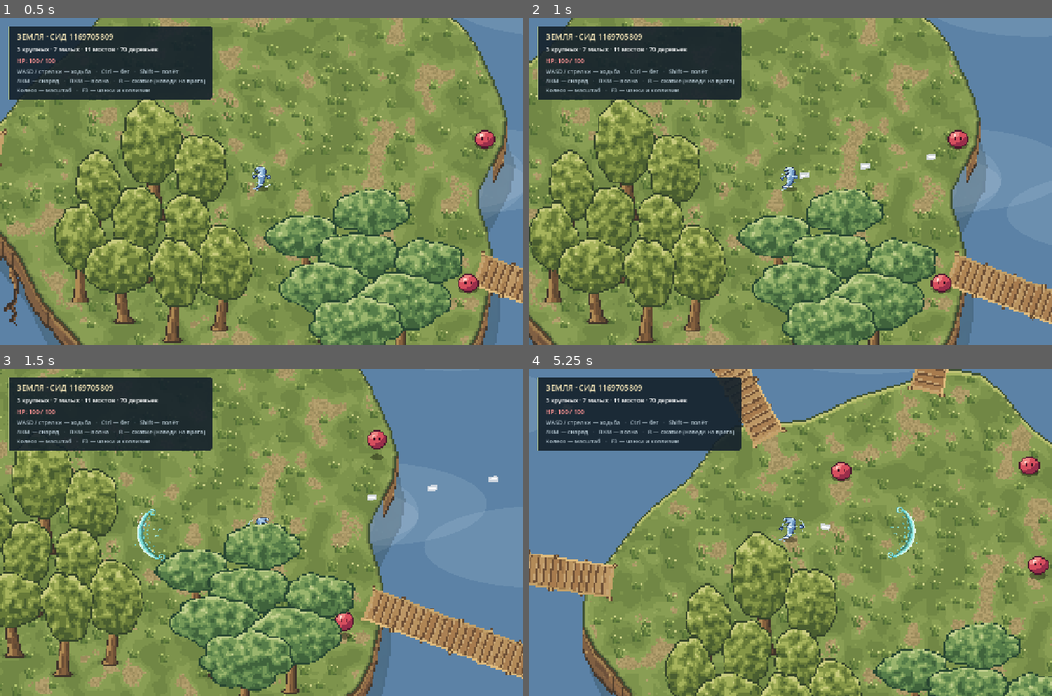
Above: before the commit, frames 1-4 (two rows, left to right).
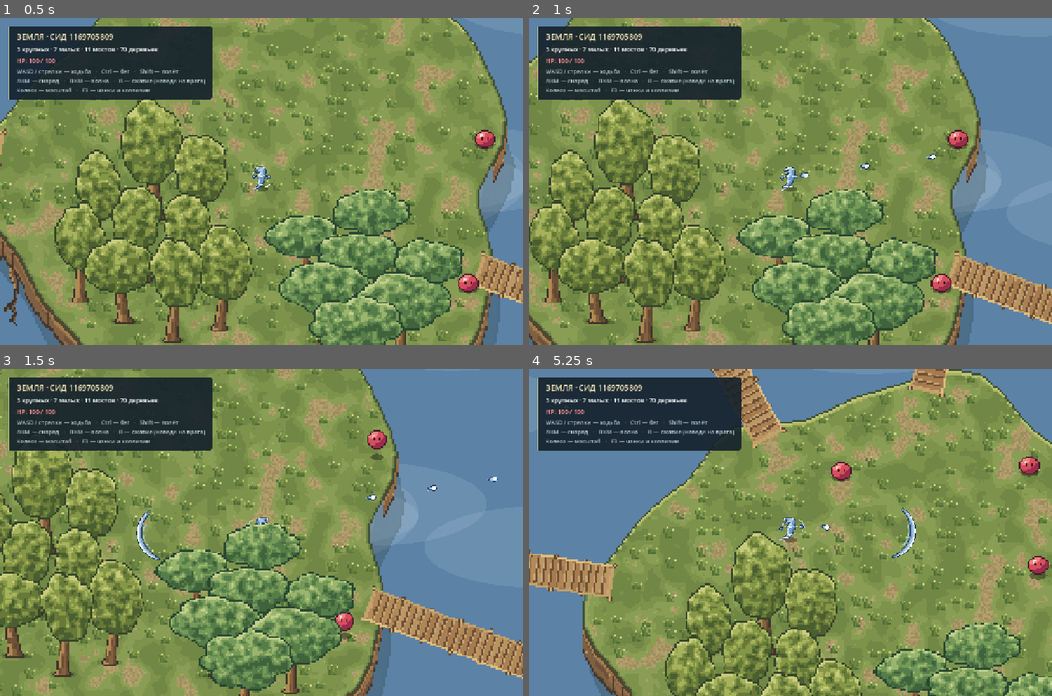
Above: after the commit, the same moments.

Repository: JLichiNus/Nelvar
Game: Godot game, scene res://scenes/main.tscn
Two runs of this game, one before a commit and one after it. Both use one fixed random seed, a clock stepped at 60 frames per second and the inputs below.
Inputs (mouse positions are in pixels of both pictures, inside the frame that each line leads up to):
- Up to frame 1 (0.5 s): no input
- Up to frame 2 (1 s): tap Enter at 0.5 s; move the mouse to (905, 165) at 0.52 s; press the mouse at (905, 165) at 0.53 s; hold D (move_right) from 0.53 s (still down)
- Up to frame 3 (1.5 s): move the mouse to (156, 548) at 1.27 s; release D (move_right) at 1.28 s; release the mouse at (156, 548) at 1.28 s; hold S (move_down) from 1.28 s (still down); right-click (156, 548) at 1.35 s
- Up to frame 4 (5.25 s): move the mouse to (842, 460) at 2.02 s; release S (move_down) at 2.03 s; hold D (move_right) 2.03-2.78 s; tap R (special_compression) at 2.1 s; move the mouse to (764, 597) at 2.77 s; hold W (move_up) 2.78-3.53 s; tap Shift (speed_boost) at 2.85 s; click (764, 597) at 2.92 s; move the mouse to (947, 581) at 3.52 s; hold A (move_left) 3.53-5.03 s; tap Ctrl (toggle_run) at 3.6 s; move the mouse to (633, 483) at 4.27 s; click (633, 483) at 4.35 s; move the mouse to (816, 532) at 5.02 s; hold S (move_down) from 5.03 s (still down); right-click (816, 532) at 5.1 s; click (816, 532) at 5.17 s

Frame 1 is identical in both runs. In frame 2, less than 0.1% of the frame differs, in the area x 51-78%, y 41-50%; in frame 3, 0.3%, in the area x 25-96%, y 32-59%; in frame 4, 0.3%.

Commit message:
player attacks improved

Diff:
--- a/attacks/wind_compression/wind_compression.gd
+++ b/attacks/wind_compression/wind_compression.gd
@@ -4,8 +4,16 @@
 # с двух сторон, бьют, затем держат и сжимают её, нанося периодический урон.
 # Узел каждый кадр ставится в позицию цели, поэтому промаха нет; урон идёт
 # напрямую через take_damage, без коллизий.
+#
+# Серп волны — спрайтшит из tools/gen_attack_sprites.py: строки — направления
+# 0..90°, прочие получаются отражением. Центр кадра — центр дуги, вершина
+# серпа (позиция WaveA/WaveB) — на ARC_RADIUS впереди. Спрайт не вращается
+# и не масштабируется вместе с узлами — пиксели как у игрока.
 
 enum Phase { IDLE, APPROACH, SQUEEZE, FADE }
+
+const SHEET_TEXEL := 1.5
+const ARC_RADIUS := 46.0 * SHEET_TEXEL
 
 @export_category("Motion")
 @export var approach_distance: float = 220.0
@@ -21,9 +29,7 @@
 @export var tick_interval: float = 0.25
 
 @export_category("Visual")
-@export var wave_scale: float = 2.0
 @export var pulse_distance: float = 6.0
-@export var pulse_scale: float = 0.06
 @export var pulse_frequency: float = 4.0
 @export var approach_start_alpha: float = 0.35
 
@@ -57,8 +63,10 @@
 	if to_target.length_squared() < 0.0001:
 		to_target = Vector2.RIGHT
 	axis.rotation = to_target.orthogonal().angle()
+	_setup_sprite(wave_a.get_node("Sprite"), axis.rotation)
+	_setup_sprite(wave_b.get_node("Sprite"), axis.rotation + PI)
 
-	_set_waves(approach_distance, wave_scale, approach_start_alpha)
+	_set_waves(approach_distance, approach_start_alpha)
 	visible = true
 	_enter_phase(Phase.APPROACH)
 
@@ -88,7 +96,6 @@
 	var eased := t * t
 	_set_waves(
 		lerpf(approach_distance, hold_distance, eased),
-		wave_scale,
 		lerpf(approach_start_alpha, 1.0, t)
 	)
 	if t >= 1.0:
@@ -110,7 +117,6 @@
 	var pulse := sin(_phase_time * TAU * pulse_frequency)
 	_set_waves(
 		hold_distance + pulse_distance * pulse,
-		wave_scale * (1.0 + pulse_scale * pulse),
 		0.85 + 0.15 * pulse
 	)
 
@@ -142,7 +148,6 @@
 	var t := clampf(_phase_time / maxf(fade_duration, 0.01), 0.0, 1.0)
 	_set_waves(
 		_fade_start_distance + fade_spread * t,
-		wave_scale,
 		lerpf(_fade_start_alpha, 0.0, t)
 	)
 	if t >= 1.0:
@@ -155,13 +160,27 @@
 	_phase_time = 0.0
 
 
-func _set_waves(distance: float, wave_size: float, alpha: float) -> void:
+func _set_waves(distance: float, alpha: float) -> void:
 	_wave_distance = distance
 	wave_a.position = Vector2(-distance, 0.0)
 	wave_b.position = Vector2(distance, 0.0)
-	wave_a.scale = Vector2.ONE * wave_size
-	wave_b.scale = Vector2.ONE * wave_size
 	modulate.a = alpha
+
+
+# facing — мировой угол, куда смотрит выпуклость серпа (на цель).
+func _setup_sprite(sprite: Sprite2D, facing: float) -> void:
+	var dir := Vector2.from_angle(facing)
+	var row_count := sprite.vframes
+	var base_angle := atan2(absf(dir.y), absf(dir.x))
+	sprite.frame_coords = Vector2i(0, clampi(
+		roundi(base_angle / (PI * 0.5) * (row_count - 1)), 0, row_count - 1
+	))
+	sprite.flip_h = dir.x < 0.0
+	sprite.flip_v = dir.y < 0.0
+	# Центр дуги позади вершины; волна-родитель смотрит выпуклостью по +x.
+	sprite.position = Vector2(-ARC_RADIUS, 0.0)
+	sprite.global_rotation = 0.0
+	sprite.global_scale = Vector2(SHEET_TEXEL, SHEET_TEXEL)
 
 
 func _deal_damage(amount: float) -> void:
--- a/attacks/wind_compression/wind_compression.tscn
+++ b/attacks/wind_compression/wind_compression.tscn
@@ -1,6 +1,7 @@
-[gd_scene load_steps=2 format=3]
+[gd_scene load_steps=3 format=3]
 
 [ext_resource type="Script" uid="uid://3qslsfu3itd6" path="res://attacks/wind_compression/wind_compression.gd" id="1_script"]
+[ext_resource type="Texture2D" path="res://attacks/wind_compression/wind_compression_sheet.png" id="2_sheet"]
 
 [node name="WindCompression" type="Node2D"]
 script = ExtResource("1_script")
@@ -9,41 +10,15 @@
 
 [node name="WaveA" type="Node2D" parent="Axis"]
 
-[node name="Body" type="Line2D" parent="Axis/WaveA"]
-points = PackedVector2Array(-35, -35, -25.94, -33.81, -17.5, -30.31, -10.25, -24.75, -4.69, -17.5, -1.19, -9.06, 0, 0, -1.19, 9.06, -4.69, 17.5, -10.25, 24.75, -17.5, 30.31, -25.94, 33.81, -35, 35)
-width = 7.0
-default_color = Color(0.682353, 0.713726, 0.760784, 0.55)
-begin_cap_mode = 2
-end_cap_mode = 2
-joint_mode = 2
-antialiased = true
-
-[node name="Core" type="Line2D" parent="Axis/WaveA"]
-points = PackedVector2Array(-35, -28, -27.75, -27.05, -21, -24.25, -15.2, -19.8, -10.75, -14, -7.95, -7.25, -7, 0, -7.95, 7.25, -10.75, 14, -15.2, 19.8, -21, 24.25, -27.75, 27.05, -35, 28)
-width = 2.5
-default_color = Color(0.952941, 0.956863, 0.964706, 0.85)
-begin_cap_mode = 2
-end_cap_mode = 2
-joint_mode = 2
-antialiased = true
+[node name="Sprite" type="Sprite2D" parent="Axis/WaveA"]
+texture_filter = 1
+texture = ExtResource("2_sheet")
+vframes = 17
 
 [node name="WaveB" type="Node2D" parent="Axis"]
 rotation = 3.14159
 
-[node name="Body" type="Line2D" parent="Axis/WaveB"]
-points = PackedVector2Array(-35, -35, -25.94, -33.81, -17.5, -30.31, -10.25, -24.75, -4.69, -17.5, -1.19, -9.06, 0, 0, -1.19, 9.06, -4.69, 17.5, -10.25, 24.75, -17.5, 30.31, -25.94, 33.81, -35, 35)
-width = 7.0
-default_color = Color(0.682353, 0.713726, 0.760784, 0.55)
-begin_cap_mode = 2
-end_cap_mode = 2
-joint_mode = 2
-antialiased = true
-
-[node name="Core" type="Line2D" parent="Axis/WaveB"]
-points = PackedVector2Array(-35, -28, -27.75, -27.05, -21, -24.25, -15.2, -19.8, -10.75, -14, -7.95, -7.25, -7, 0, -7.95, 7.25, -10.75, 14, -15.2, 19.8, -21, 24.25, -27.75, 27.05, -35, 28)
-width = 2.5
-default_color = Color(0.952941, 0.956863, 0.964706, 0.85)
-begin_cap_mode = 2
-end_cap_mode = 2
-joint_mode = 2
-antialiased = true
+[node name="Sprite" type="Sprite2D" parent="Axis/WaveB"]
+texture_filter = 1
+texture = ExtResource("2_sheet")
+vframes = 17
--- a/attacks/wind_projectile/wind_projectile.gd
+++ b/attacks/wind_projectile/wind_projectile.gd
@@ -1,11 +1,21 @@
 extends Area2D
+
+# Спрайтшит генерирует tools/gen_attack_sprites.py: колонки — кадры мерцания
+# хвоста, строки — направления 0..90°, прочие квадранты получаются
+# отражением. Visual не вращается вместе с узлом — пиксели остаются
+# ровными и одного размера с пикселями игрока.
+const SHEET_TEXEL := 1.5
 
 
 @export var speed: float = 900.0
 @export var damage: float = 5.0
 @export var lifetime: float = 2.5
+@export var frame_duration: float = 0.07
 
 var direction := Vector2.RIGHT
+var _sheet_row := 0
+var _anim_time := 0.0
+var _visual: Sprite2D
 
 @onready var lifetime_timer: Timer = $Lifetime
 
@@ -22,10 +32,35 @@
 	if launch_direction.length_squared() > 0.0001:
 		direction = launch_direction.normalized()
 	rotation = direction.angle()
+	_setup_visual()
 
 
 func _physics_process(delta: float) -> void:
 	global_position += direction * speed * delta
+	_anim_time += delta
+	_update_visual()
+
+
+func _setup_visual() -> void:
+	# launch() может прийти раньше _ready, поэтому без @onready.
+	_visual = $Visual
+	var row_count := _visual.vframes
+	var base_angle := atan2(absf(direction.y), absf(direction.x))
+	_sheet_row = clampi(
+		roundi(base_angle / (PI * 0.5) * (row_count - 1)), 0, row_count - 1
+	)
+	_visual.flip_h = direction.x < 0.0
+	_visual.flip_v = direction.y < 0.0
+	_update_visual()
+
+
+func _update_visual() -> void:
+	if _visual == null:
+		return
+	var column := int(_anim_time / maxf(frame_duration, 0.01)) % _visual.hframes
+	_visual.frame_coords = Vector2i(column, _sheet_row)
+	_visual.global_rotation = 0.0
+	_visual.global_scale = Vector2(SHEET_TEXEL, SHEET_TEXEL)
 
 
 func _on_body_entered(body: Node) -> void:
--- a/attacks/wind_projectile/wind_projectile.tscn
+++ b/attacks/wind_projectile/wind_projectile.tscn
@@ -1,6 +1,7 @@
-[gd_scene load_steps=3 format=3]
+[gd_scene load_steps=4 format=3]
 
 [ext_resource type="Script" path="res://attacks/wind_projectile/wind_projectile.gd" id="1_script"]
+[ext_resource type="Texture2D" path="res://attacks/wind_projectile/wind_projectile_sheet.png" id="2_sheet"]
 
 [sub_resource type="RectangleShape2D" id="RectangleShape2D_projectile"]
 size = Vector2(20, 12)
@@ -12,13 +13,11 @@
 monitorable = false
 script = ExtResource("1_script")
 
-[node name="Visual" type="Polygon2D" parent="."]
-polygon = PackedVector2Array(-10, -6, 10, -6, 10, 6, -10, 6)
-color = Color(0.85098, 0.870588, 0.898039, 0.92)
-
-[node name="Highlight" type="Polygon2D" parent="."]
-polygon = PackedVector2Array(-7, -2, 9, -2, 9, 2, -7, 2)
-color = Color(1, 1, 1, 1)
+[node name="Visual" type="Sprite2D" parent="."]
+texture_filter = 1
+texture = ExtResource("2_sheet")
+hframes = 2
+vframes = 17
 
 [node name="CollisionShape2D" type="CollisionShape2D" parent="."]
 shape = SubResource("RectangleShape2D_projectile")
--- a/attacks/wind_wave/wind_wave.gd
+++ b/attacks/wind_wave/wind_wave.gd
@@ -1,6 +1,6 @@
 extends Area2D
 
-# Спрайтшит генерирует tools/gen_wind_wave.py: колонки — кадры расширения,
+# Спрайтшит генерирует tools/gen_attack_sprites.py: колонки — кадры расширения,
 # строки — направления 0..90°, прочие квадранты получаются отражением.
 # Кадры уже нарисованы нужного размера, поэтому Visual не масштабируется
 # и не вращается вместе с узлом — пиксели остаются ровными и одного размера
Binary file added: attacks/wind_compression/wind_compression_sheet.png
Not shown, added: attacks/wind_compression/wind_compression_sheet.png.import
Binary file added: attacks/wind_projectile/wind_projectile_sheet.png
Not shown, added: attacks/wind_projectile/wind_projectile_sheet.png.import
Binary file changed: attacks/wind_wave/wind_wave_sheet.png
